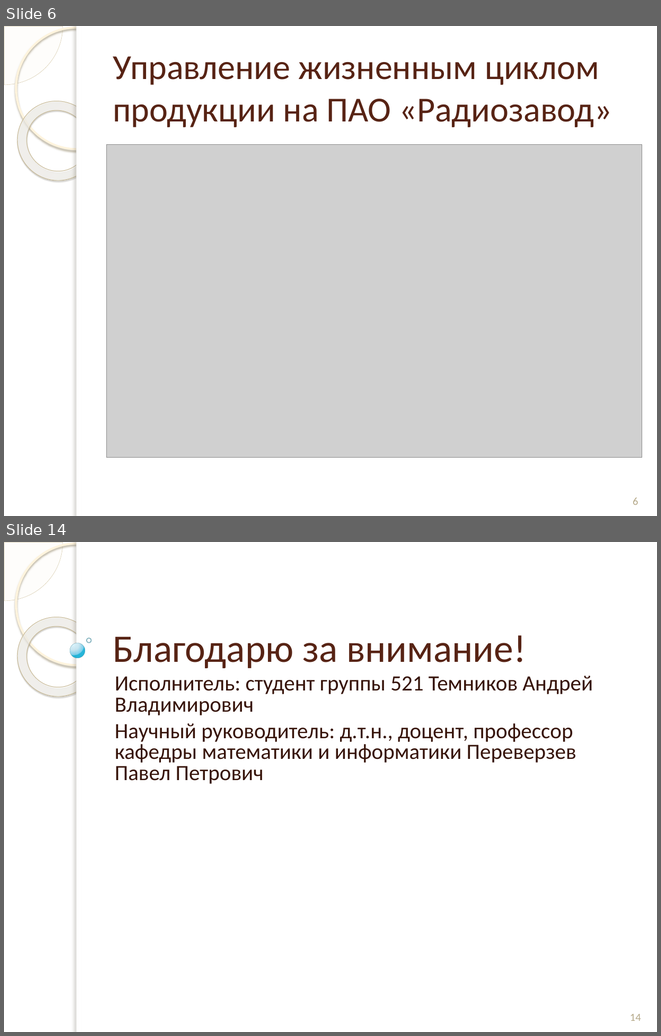
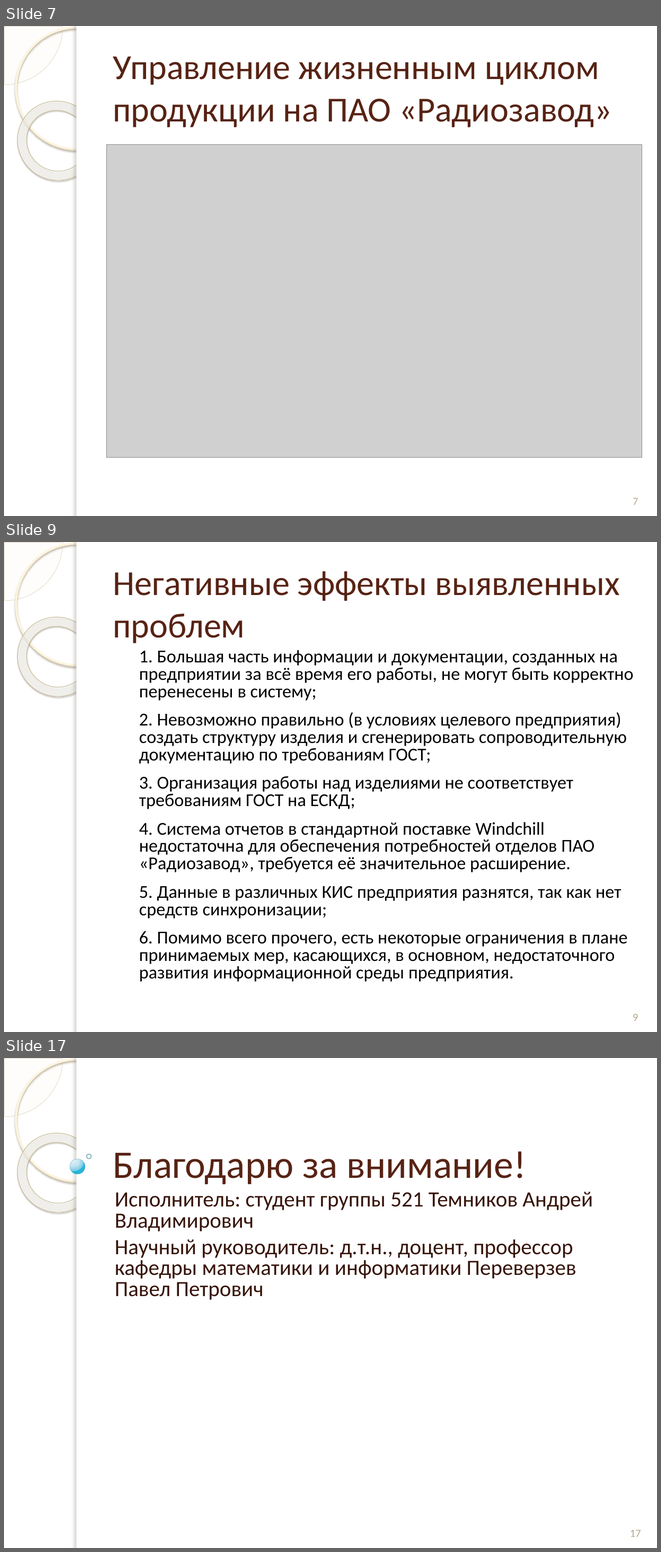
Before and after one commit to andreytemn/university, a slide deck: diplom/Темников раздатки к диплому.pptx. Shown one above the other, each under a label of ours: slides 6 and 14 before the commit, slides 7, 9 and 17 after it; the slides between them are not shown. The pictures are 661x1036 and 661x1552 pixels, drawn with LibreOffice and Linux fonts; fonts in the diff are those of the drawing; grey boxes stand for pictures; background and template pictures are left out. Boxes give left, top, right and bottom in pixels: in the first picture for what was removed or moved away, otherwise in the second. Text is boxed around its words. In the diff, an @@ line names an element or a change of style, - is before the commit and + after.

```diff
--- a/diplom/Темников раздатки к диплому.pptx
+++ b/diplom/Темников раздатки к диплому.pptx
@@ slide 9 added at box(4, 542, 657, 1032), background picture (left out); not listed: 5 template elements that a slide beside it also shows @@
@@ title added at box(113, 571, 620, 643), 38.7 pt, text #572314 @@
+Негативные эффекты выявленных проблем
@@ text added at box(139, 650, 634, 981), 20 pt, text #000000 @@
+1. Большая часть информации и документации, созданных на предприятии за всё время его работы, не могут быть корректно перенесены в систему;
+2. Невозможно правильно (в условиях целевого предприятия) создать структуру изделия и сгенерировать сопроводительную документацию по требованиям ГОСТ;
+3. Организация работы над изделиями не соответствует требованиям ГОСТ на ЕСКД;
+4. Система отчетов в стандартной поставке Windchill недостаточна для обеспечения потребностей отделов ПАО «Радиозавод», требуется её значительное расширение.
+5. Данные в различных КИС предприятия разнятся, так как нет средств синхронизации;
+6. Помимо всего прочего, есть некоторые ограничения в плане принимаемых мер, касающихся, в основном, недостаточного развития информационной среды предприятия.
@@ page number added at box(633, 1014, 638, 1021), 12 pt, text #B6A98A @@
+9
@@ what was slide 6 is now slide 7 @@
@@ page number at box(633, 498, 638, 505): text changed @@
-6
+7
@@ what was slide 14 is now slide 17 @@
@@ page number at box(630, 1530, 641, 1537): text changed @@
-14
+17
```
Also in this commit, not shown: 9 slides changed, 2 other slides added, 59 other files.
